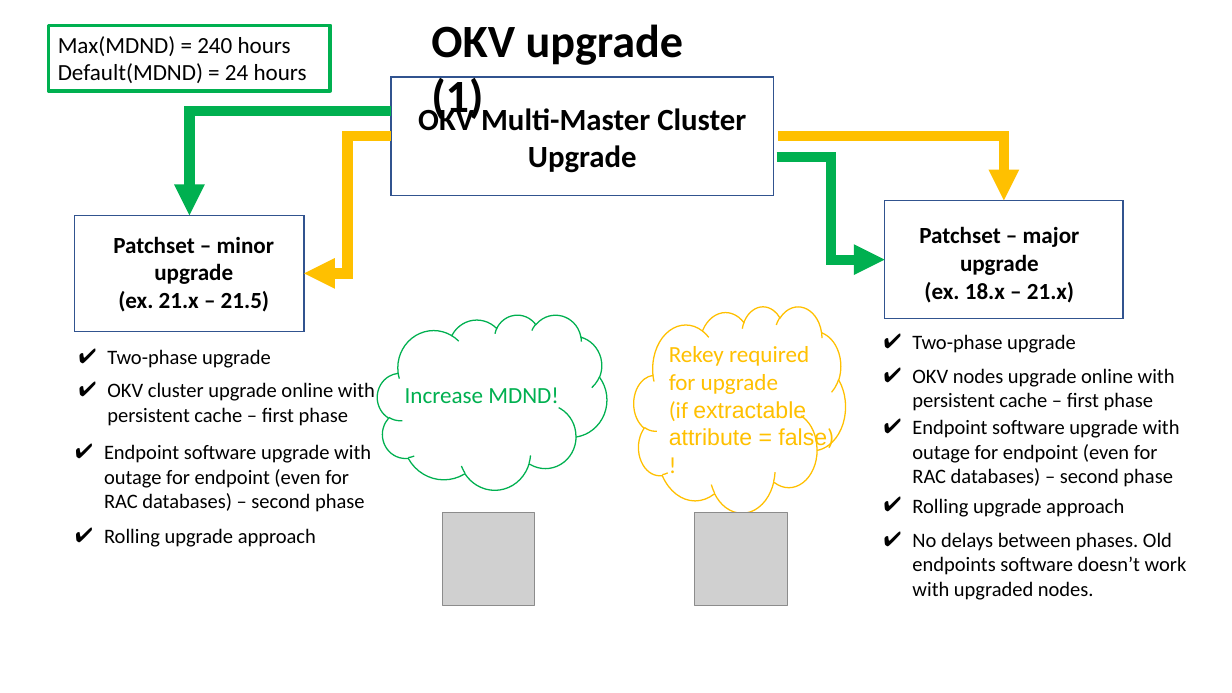
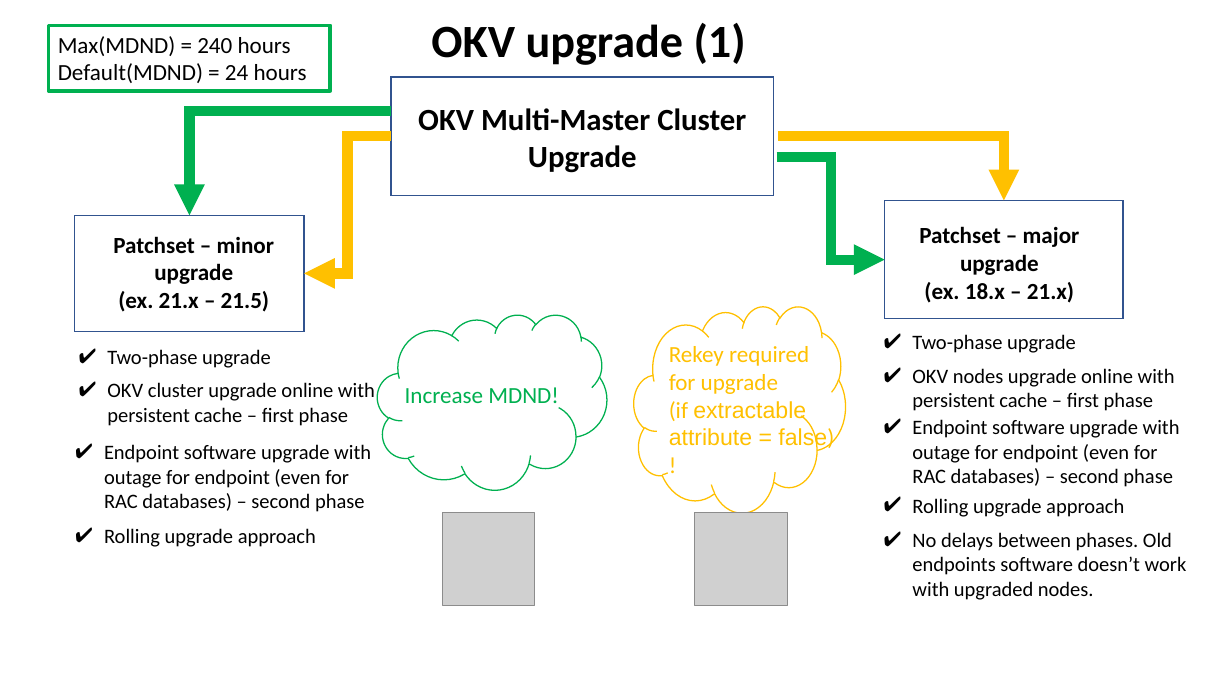
Before and after one commit to zizu1985/DOAG_OKV_EXACC, a slide deck: slide 46 of Oracle_Key_Vault_EXACC_DOAG26.pptx (slide 45 before the commit). Drawn at 1232x693 pixels with LibreOffice and Linux fonts; fonts in the diff are those of the drawing; grey boxes stand for pictures. Boxes give left, top, right and bottom in pixels: in the first picture for what was removed or moved away, otherwise in the second. Text is boxed around its words. In the diff, an @@ line names an element or a change of style, - is before the commit and + after.

```diff
--- a/Oracle_Key_Vault_EXACC_DOAG26.pptx
+++ b/Oracle_Key_Vault_EXACC_DOAG26.pptx
@@ text "OKV upgrade (1)" rewrapped from [431,24,684,124] to [431,23,746,65] @@
```
Also in this commit, not shown: 22 other slides changed, 1 slide added, 2 slides removed.
